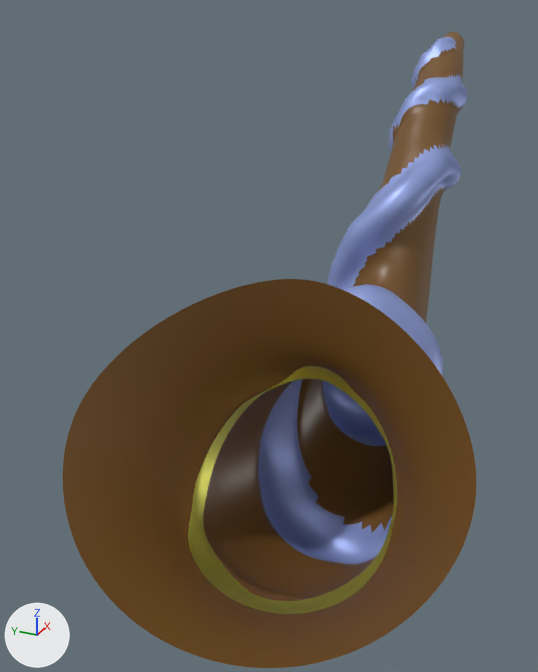
Renders of the Blender file Blender/relic_1.blend from each side of a commit.
Camera for both pictures: a camera (50 mm lens) standing at (-7.67, -2.06, 2.97) and looking at (-1.33, 0.79, -0.2). Arrows for +X, +Y and +Z are at lower left; the lights stay in place.

Before the edit, the objects in view are built like this:
```python
me_horn = bpy.data.meshes.new('Horn')
me_horn.from_pydata(...)  # 17536 vertices, 17408 faces; spans x -2.55..2.57, y -1.64..1.64, z -4.41..2.66
me_horn.polygons.foreach_set('use_smooth', [True] * 17408)
# faces by material slot: [12400, 4624, 384]
me_horn.materials.append(mat_material)  # brown #755125
me_horn.materials.append(mat_eel)  # blue #9bace7
me_horn.materials.append(mat_notch)  # yellow #fffd74
ob_horn = bpy.data.objects.new('Horn', me_horn)
ob_horn.location = (0.0, 0.0, 0.0)
ob_horn.rotation_euler = (0.0, 1.571, 0.0)  # degrees (0, 90, 0)
```
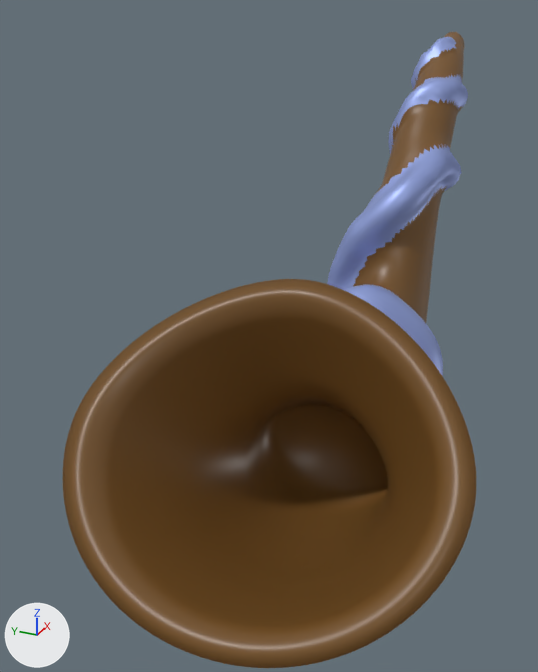
The change, as a diff of the scene's bpy script:
```diff
--- a/Blender/relic_1.blend.py
+++ b/Blender/relic_1.blend.py
@@ me_horn @@
 # used by ob_horn; location = (0.0, 0.0, 0.0); rotation_euler = (0.0, 1.571, 0.0), in degrees (0, 90, 0)
-me_horn.from_pydata(...)  # 17536 vertices, 17408 faces; spans x -2.55..2.57, y -1.64..1.64, z -4.41..2.66
+me_horn.from_pydata(...)  # 19584 vertices, 19458 faces; spans x -2.55..2.57, y -1.64..1.64, z -4.41..2.66
+# me_horn part 1: 1280 vertices added at x -0.72..1.85, y -1.44..1.44, z -4.28..-1.25
 me_horn.materials.append(mat_material)
```

Changed parts and their boxes [x1, y1, x2, y2] in the pictures (538 x 672 px):
part 1 of me_horn, added (brown)
    after: [63, 279, 476, 668]
